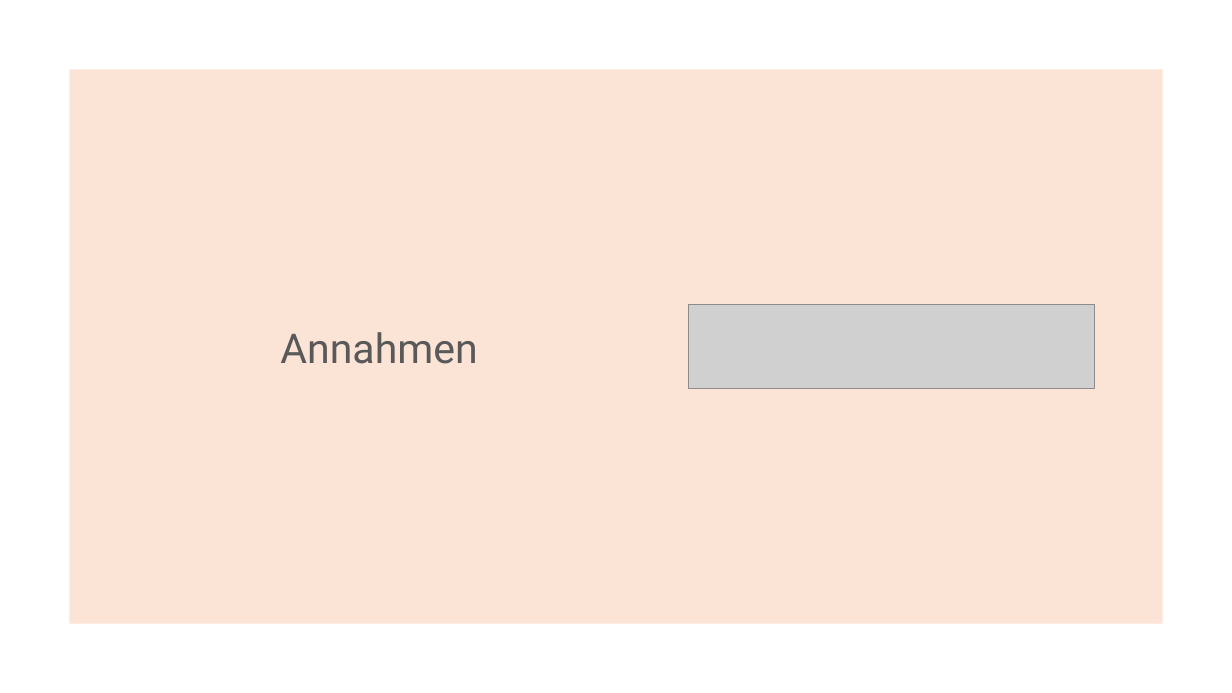
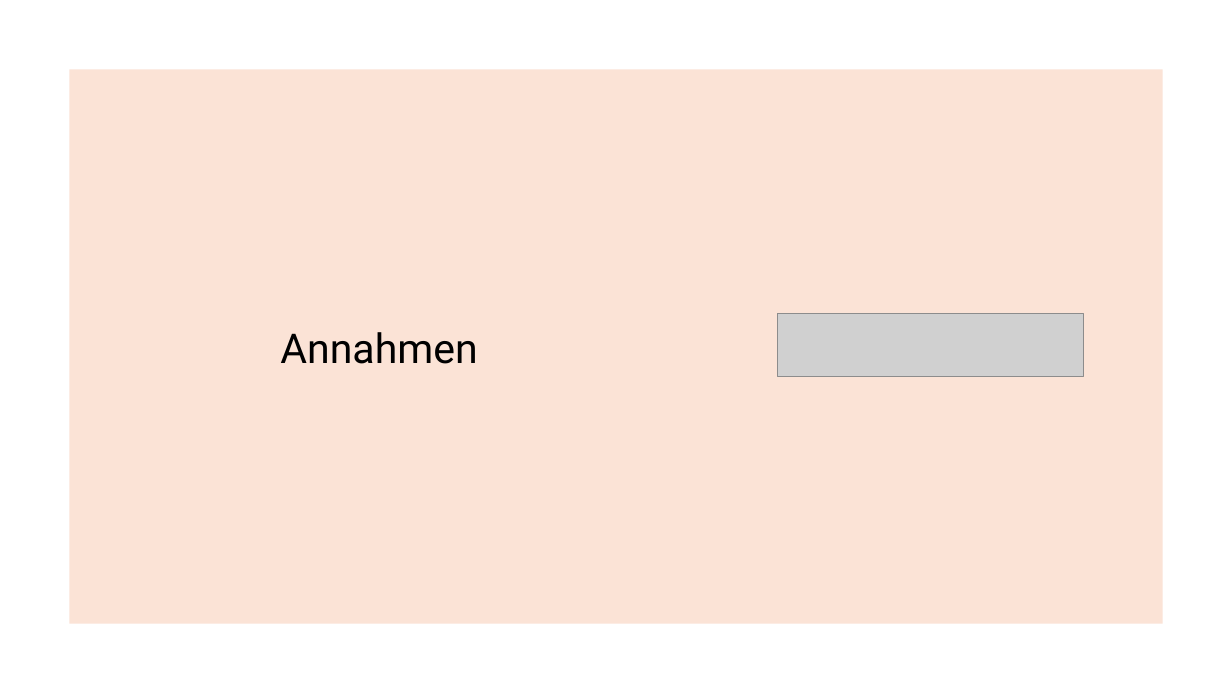
Before and after one commit to IntiGit/ComputerVisionGame, a slide deck: slide 7 of Präsentationen/Meilenstein_2.pptx. Drawn at 1232x693 pixels with LibreOffice and Linux fonts; fonts in the diff are those of the drawing; grey boxes stand for pictures. Boxes give left, top, right and bottom in pixels: in the first picture for what was removed or moved away, otherwise in the second. Text is boxed around its words. In the diff, an @@ line names an element or a change of style, - is before the commit and + after.

Commit message:
Präsentation um Annahmen und Diagramme ergänzt, FPS hinzugefügt, Parameter hinzugefügt

```diff
--- a/Präsentationen/Meilenstein_2.pptx
+++ b/Präsentationen/Meilenstein_2.pptx
@@ title "Annahmen" at <box>280,332,478,364</box>: text colour #595959 to #000000 @@
@@ picture: place and size @@
-picture at <box>689,305,1094,388</box>
+picture at <box>777,314,1083,377</box>
```
Also in this commit, not shown: 6 other slides changed, 3 slides added, 2 other files.
